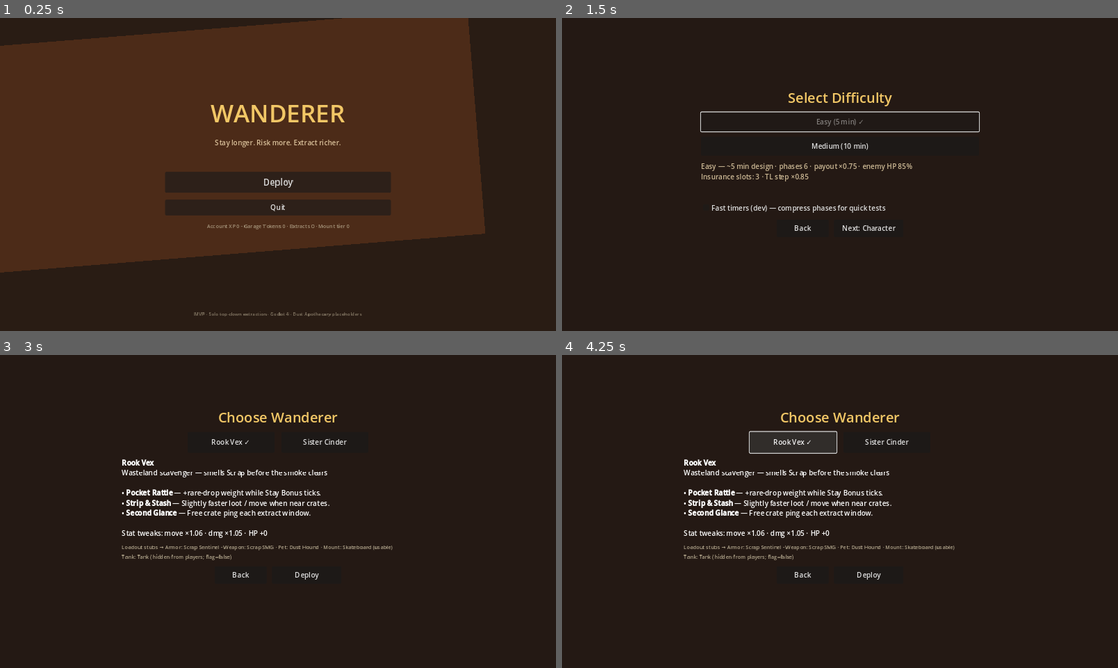
Above: before the commit, frames 1-4 (two rows, left to right).
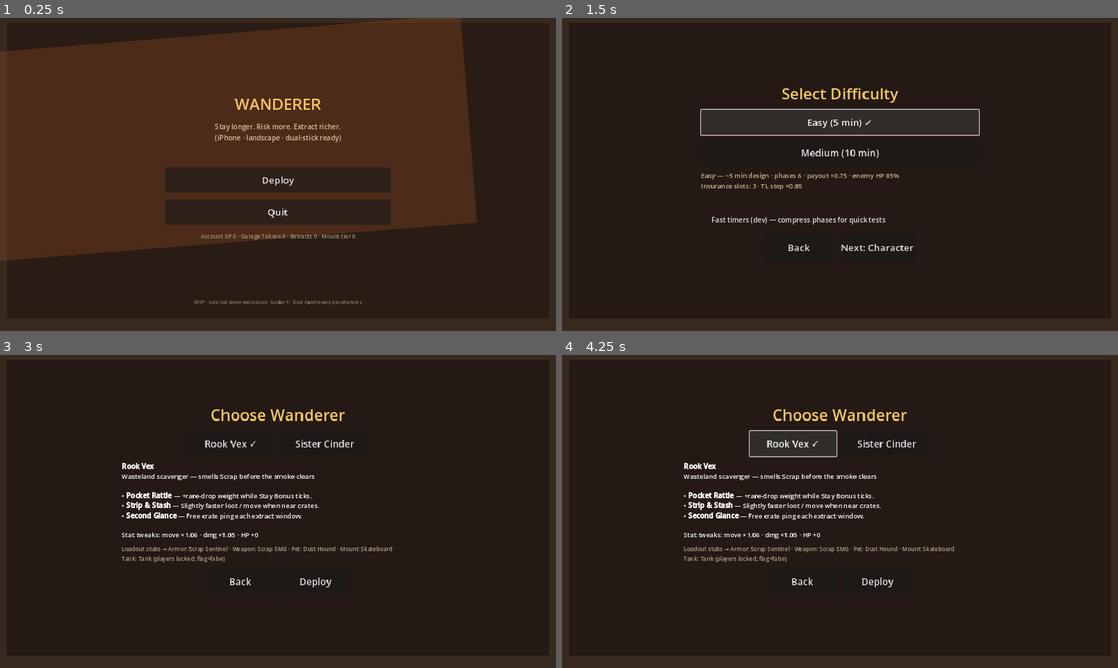
Above: after the commit, the same moments.

Repository: zwoodjr/sprite-lane
Game: Godot game, scene res://scenes/ui/main_menu.tscn
The game is run twice, just before and just after one commit, with the same random seed, the same clock (stepped at 60 frames per second) and the same inputs.
Inputs (mouse positions are in pixels of both pictures, inside the frame that each line leads up to):
- Up to frame 1 (0.25 s): no input
- Up to frame 2 (1.5 s): click "Deploy" at 0.5 s; click (840, 121) at 1.25 s, where only the run after the commit has a clickable "Easy (5 min) ✓"
- Up to frame 3 (3 s): click (278, 458) at 2 s, where only the run after the commit has a clickable "Easy (5 min) ✓"; click "Next: Character" at 2.75 s
- Up to frame 4 (4.25 s): click "Rook Vex ✓" at 3.5 s

The runs differ from the first frame. In frame 1, 9.0% of the frame differs, in the area x 1-88%, y 1-96%; in frame 2, 3.3%; in frame 3, 4.2%; in frame 4, 4.5%.

Commit message:
Make Wanderer MVP iPhone-first with dual-stick touch
Add landscape mobile settings, safe-area HUD, large menu targets,
and always-on virtual sticks (left move, right aim+fire) plus Extract /
Ability / Mount / Pause. Keep WASD and mouse for PC.

Co-authored-by: zwoodjr <zwoodjr@gmail.com>

Diff:
--- a/game/project.godot
+++ b/game/project.godot
@@ -6,21 +6,31 @@
 [application]
 
 config/name="Wanderer"
-config/description="Solo top-down extraction survival — MVP vertical slice"
+config/description="Solo top-down extraction survival — iPhone-first MVP vertical slice"
 run/main_scene="res://scenes/ui/main_menu.tscn"
-config/features=PackedStringArray("4.3", "Forward Plus")
+config/features=PackedStringArray("4.3", "Mobile")
 config/icon="res://icon.svg"
 
 [autoload]
 
 GameState="*res://scripts/autoload/game_state.gd"
+TouchInput="*res://scripts/autoload/touch_input.gd"
 
 [display]
 
 window/size/viewport_width=1280
 window/size/viewport_height=720
+window/size/window_width_override=1280
+window/size/window_height_override=720
 window/stretch/mode="canvas_items"
 window/stretch/aspect="expand"
+; 0 = landscape (iPhone primary — dual sticks need width)
+window/handheld/orientation=0
+window/ios/hide_home_indicator=true
+
+[input_devices]
+
+pointing/emulate_touch_from_mouse=true
 
 [input]
 
@@ -84,5 +94,6 @@
 
 [rendering]
 
+renderer/rendering_method="mobile"
 textures/canvas_textures/default_texture_filter=0
 environment/defaults/default_clear_color=Color(0.22, 0.16, 0.12, 1)
--- /dev/null
+++ b/game/scenes/ui/touch_controls.tscn
@@ -0,0 +1,87 @@
+[gd_scene load_steps=3 format=3 uid="uid://wanderer_touch"]
+
+[ext_resource type="Script" path="res://scripts/ui/touch_controls.gd" id="1_touch"]
+[ext_resource type="Script" path="res://scripts/ui/virtual_stick.gd" id="2_stick"]
+
+[node name="TouchControls" type="CanvasLayer"]
+layer = 20
+script = ExtResource("1_touch")
+
+[node name="Root" type="Control" parent="."]
+layout_mode = 3
+anchors_preset = 15
+anchor_right = 1.0
+anchor_bottom = 1.0
+grow_horizontal = 2
+grow_vertical = 2
+mouse_filter = 2
+
+[node name="LeftStick" type="Control" parent="Root"]
+layout_mode = 1
+anchors_preset = 2
+anchor_top = 1.0
+anchor_bottom = 1.0
+offset_left = 12.0
+offset_top = -220.0
+offset_right = 200.0
+offset_bottom = -32.0
+grow_vertical = 0
+script = ExtResource("2_stick")
+label_text = "MOVE"
+
+[node name="RightStick" type="Control" parent="Root"]
+layout_mode = 1
+anchors_preset = 3
+anchor_left = 1.0
+anchor_top = 1.0
+anchor_right = 1.0
+anchor_bottom = 1.0
+offset_left = -200.0
+offset_top = -220.0
+offset_right = -12.0
+offset_bottom = -32.0
+grow_horizontal = 0
+grow_vertical = 0
+script = ExtResource("2_stick")
+knob_color = Color(0.9, 0.45, 0.3, 0.8)
+label_text = "AIM+FIRE"
+
+[node name="Actions" type="HBoxContainer" parent="Root"]
+layout_mode = 1
+anchors_preset = 7
+anchor_left = 0.5
+anchor_top = 1.0
+anchor_right = 0.5
+anchor_bottom = 1.0
+offset_left = -280.0
+offset_top = -96.0
+offset_right = 280.0
+offset_bottom = -24.0
+grow_horizontal = 2
+grow_vertical = 0
+theme_override_constants/separation = 12
+alignment = 1
+
+[node name="ExtractBtn" type="Button" parent="Root/Actions"]
+custom_minimum_size = Vector2(120, 64)
+layout_mode = 2
+theme_override_font_sizes/font_size = 18
+text = "EXTRACT"
+
+[node name="AbilityBtn" type="Button" parent="Root/Actions"]
+custom_minimum_size = Vector2(110, 64)
+layout_mode = 2
+theme_override_font_sizes/font_size = 18
+text = "ABILITY"
+
+[node name="MountBtn" type="Button" parent="Root/Actions"]
+custom_minimum_size = Vector2(100, 64)
+layout_mode = 2
+theme_override_font_sizes/font_size = 18
+text = "MOUNT"
+
+[node name="PauseBtn" type="Button" parent="Root/Actions"]
+custom_minimum_size = Vector2(90, 64)
+layout_mode = 2
+theme_override_font_sizes/font_size = 18
+text = "PAUSE"
--- /dev/null
+++ b/game/scripts/autoload/touch_input.gd
@@ -0,0 +1,109 @@
+extends Node
+
+## Shared touch / virtual-control state. Keyboard/mouse still work via InputMap;
+## player merges both. Always available — sticks show when touch is primary.
+
+signal extract_pressed
+signal ability_pressed
+signal mount_pressed
+signal pause_pressed
+
+var move_vector: Vector2 = Vector2.ZERO
+var aim_vector: Vector2 = Vector2.ZERO
+var wants_fire: bool = false
+
+var _extract_just: bool = false
+var _ability_just: bool = false
+var _mount_just: bool = false
+var _pause_just: bool = false
+
+## True when we should prefer on-screen controls (iPhone / touch displays).
+var touch_primary: bool = true
+
+
+func _ready() -> void:
+	touch_primary = _detect_touch_primary()
+
+
+func _detect_touch_primary() -> bool:
+	if OS.has_feature("mobile") or OS.has_feature("ios") or OS.has_feature("android"):
+		return true
+	if DisplayServer.is_touchscreen_available():
+		return true
+	## Godot-on-iPhone editor often reports touchscreen; also treat small windows as mobile.
+	var size := DisplayServer.window_get_size()
+	return mini(size.x, size.y) > 0 and maxi(size.x, size.y) <= 1400 and DisplayServer.is_touchscreen_available()
+
+
+func set_move(v: Vector2) -> void:
+	move_vector = v.limit_length(1.0)
+
+
+func set_aim(v: Vector2, firing: bool) -> void:
+	if v.length() > 0.15:
+		aim_vector = v.normalized()
+		wants_fire = firing
+	else:
+		aim_vector = Vector2.ZERO
+		wants_fire = false
+
+
+func clear_sticks() -> void:
+	move_vector = Vector2.ZERO
+	aim_vector = Vector2.ZERO
+	wants_fire = false
+
+
+func pulse_extract() -> void:
+	_extract_just = true
+	extract_pressed.emit()
+
+
+func pulse_ability() -> void:
+	_ability_just = true
+	ability_pressed.emit()
+
+
+func pulse_mount() -> void:
+	_mount_just = true
+	mount_pressed.emit()
+
+
+func pulse_pause() -> void:
+	_pause_just = true
+	pause_pressed.emit()
+
+
+func consume_extract() -> bool:
+	var v := _extract_just
+	_extract_just = false
+	return v
+
+
+func consume_ability() -> bool:
+	var v := _ability_just
+	_ability_just = false
+	return v
+
+
+func consume_mount() -> bool:
+	var v := _mount_just
+	_mount_just = false
+	return v
+
+
+func consume_pause() -> bool:
+	var v := _pause_just
+	_pause_just = false
+	return v
+
+
+func get_move() -> Vector2:
+	var k := Input.get_vector("move_left", "move_right", "move_up", "move_down")
+	if k.length() > 0.01:
+		return k
+	return move_vector
+
+
+func is_firing() -> bool:
+	return wants_fire or Input.is_action_pressed("shoot")
--- a/game/scripts/entities/extract_pad.gd
+++ b/game/scripts/entities/extract_pad.gd
@@ -36,6 +36,13 @@
 		extract_requested.emit()
 
 
+func try_touch_extract() -> bool:
+	if open and player_inside:
+		extract_requested.emit()
+		return true
+	return false
+
+
 func _on_body_entered(body: Node2D) -> void:
 	if body.is_in_group("player"):
 		player_inside = true
--- a/game/scripts/entities/player.gd
+++ b/game/scripts/entities/player.gd
@@ -64,7 +64,7 @@
 	if _post_heal_left <= 0.0:
 		firerate_mult = 1.0
 
-	var dir := Input.get_vector("move_left", "move_right", "move_up", "move_down")
+	var dir := TouchInput.get_move()
 	var speed := base_speed * move_mult
 	if _mounted and float(_mount.get("fuel", 0)) > 0.0:
 		speed *= float(_mount.get("speed_mult", 1.4))
@@ -75,14 +75,15 @@
 	velocity = dir * speed
 	move_and_slide()
 
-	var mouse := get_global_mouse_position()
-	gun.rotation = (mouse - global_position).angle()
+	var aim_dir := _aim_direction()
+	if aim_dir.length() > 0.01:
+		gun.rotation = aim_dir.angle()
 
-	if Input.is_action_just_pressed("mount_toggle"):
+	if Input.is_action_just_pressed("mount_toggle") or TouchInput.consume_mount():
 		_toggle_mount()
-	if Input.is_action_just_pressed("ability"):
+	if Input.is_action_just_pressed("ability") or TouchInput.consume_ability():
 		_try_ability()
-	if Input.is_action_pressed("shoot") and _reload_left <= 0.0:
+	if TouchInput.is_firing() and _reload_left <= 0.0:
 		_try_shoot()
 	if _ammo <= 0 and _reload_left <= 0.0:
 		_start_reload()
@@ -120,6 +121,15 @@
 	health_changed.emit(hp, max_hp)
 
 
+func _aim_direction() -> Vector2:
+	if TouchInput.aim_vector.length() > 0.01:
+		return TouchInput.aim_vector
+	var to_mouse := get_global_mouse_position() - global_position
+	if to_mouse.length() > 1.0:
+		return to_mouse.normalized()
+	return Vector2.RIGHT.rotated(gun.rotation)
+
+
 func _try_shoot() -> void:
 	var rate := float(_weapon.get("fire_rate", 8.0)) * firerate_mult
 	var interval := 1.0 / maxf(0.1, rate)
@@ -131,7 +141,7 @@
 	_fire_cd = interval
 	_ammo -= 1
 	var bullet: Area2D = BulletScene.instantiate()
-	var aim := (get_global_mouse_position() - global_position).normalized()
+	var aim := _aim_direction()
 	var spread := deg_to_rad(float(_weapon.get("spread_deg", 6.0)))
 	aim = aim.rotated(randf_range(-spread, spread))
 	bullet.setup(
--- a/game/scripts/match/match_controller.gd
+++ b/game/scripts/match/match_controller.gd
@@ -37,10 +37,19 @@
 	for pad in pads_root.get_children():
 		if pad.has_signal("extract_requested"):
 			pad.extract_requested.connect(_on_extract_requested)
+	TouchInput.extract_pressed.connect(_on_touch_extract)
 	hud.setup(self)
 	## Rook Second Glance stub on first window later
 	if GameState.selected_character_id == CharacterDefs.ROOK_ID:
 		hud.show_toast("Rook: Pocket Rattle active — Stay Bonus boosts scrap weight.")
+
+
+func _on_touch_extract() -> void:
+	if _ended or not _extract_open:
+		return
+	for pad in pads_root.get_children():
+		if pad.has_method("try_touch_extract") and pad.try_touch_extract():
+			return
 
 
 func _process(delta: float) -> void:
--- a/game/scripts/match/match_hud.gd
+++ b/game/scripts/match/match_hud.gd
@@ -1,5 +1,11 @@
 extends CanvasLayer
 
+const MobileLayout = preload("res://scripts/ui/mobile_layout.gd")
+const TouchControlsScene := preload("res://scenes/ui/touch_controls.tscn")
+
+@onready var root: Control = $Root
+@onready var top_bar: HBoxContainer = $Root/Top
+@onready var bottom_bar: VBoxContainer = $Root/Bottom
 @onready var phase_label: Label = $Root/Top/PhaseLabel
 @onready var timer_label: Label = $Root/Top/TimerLabel
 @onready var tl_label: Label = $Root/Top/TLLabel
@@ -12,12 +18,43 @@
 
 var _toast_time: float = 0.0
 var _match: Node = null
+var _touch_controls: CanvasLayer = null
 
 
 func setup(match_node: Node) -> void:
 	_match = match_node
-	hint_label.text = "WASD move · Mouse aim · LMB shoot · E extract · Q ability · F mount · Esc menu"
+	_apply_mobile_hud()
+	_touch_controls = TouchControlsScene.instantiate()
+	add_child(_touch_controls)
+	hint_label.text = "Left stick move · Right stick aim+fire · EXTRACT / ABILITY / MOUNT · PAUSE"
+	if not TouchInput.touch_primary:
+		hint_label.text += "  |  WASD · Mouse · E/Q/F · Esc"
 	toast_label.text = ""
+
+
+func _apply_mobile_hud() -> void:
+	var win := DisplayServer.window_get_size()
+	var m := MobileLayout.safe_margin()
+	root.offset_left = m.position.x
+	root.offset_top = m.position.y
+	root.offset_right = -(win.x - (m.position.x + m.size.x))
+	root.offset_bottom = -(win.y - (m.position.y + m.size.y))
+	## Bigger type for phone readability
+	MobileLayout.bump_label(phase_label, 22)
+	MobileLayout.bump_label(timer_label, 36)
+	MobileLayout.bump_label(tl_label, 22)
+	MobileLayout.bump_label(ammo_label, 18)
+	MobileLayout.bump_label(mount_label, 16)
+	MobileLayout.bump_label(stay_label, 15)
+	MobileLayout.bump_label(toast_label, 24)
+	hp_bar.custom_minimum_size = Vector2(0, 26)
+	## Keep bottom stats above virtual sticks / action row
+	bottom_bar.offset_top = -200.0
+	bottom_bar.offset_bottom = -110.0
+	hint_label.offset_top = -250.0
+	hint_label.offset_bottom = -226.0
+	top_bar.offset_top = 4.0
+	top_bar.offset_bottom = 52.0
 
 
 func _process(delta: float) -> void:
@@ -25,7 +62,7 @@
 		_toast_time -= delta
 		if _toast_time <= 0.0:
 			toast_label.text = ""
-	if Input.is_action_just_pressed("pause_menu"):
+	if Input.is_action_just_pressed("pause_menu") or TouchInput.consume_pause():
 		GameState.go_main_menu()
 
 
--- a/game/scripts/ui/character_select.gd
+++ b/game/scripts/ui/character_select.gd
@@ -2,14 +2,22 @@
 
 const CharacterDefs = preload("res://scripts/data/character_defs.gd")
 const LoadoutStubs = preload("res://scripts/data/loadout_stubs.gd")
+const MobileLayout = preload("res://scripts/ui/mobile_layout.gd")
 
 @onready var rook_btn: Button = %RookButton
 @onready var cinder_btn: Button = %CinderButton
 @onready var details: RichTextLabel = %Details
 @onready var loadout_label: Label = %LoadoutLabel
+@onready var deploy_btn: Button = $Center/Row/DeployButton
+@onready var back_btn: Button = $Center/Row/BackButton
+@onready var title: Label = $Center/Title
 
 
 func _ready() -> void:
+	MobileLayout.polish_menu(self, [rook_btn, cinder_btn, deploy_btn, back_btn], title)
+	MobileLayout.bump_label(loadout_label, 13)
+	details.add_theme_font_size_override("normal_font_size", 15)
+	details.custom_minimum_size = Vector2(0, 160)
 	_refresh()
 
 
@@ -31,7 +39,7 @@
 	cinder_btn.text = "Sister Cinder" + (" ✓" if GameState.selected_character_id == CharacterDefs.CINDER_ID else "")
 	var mount := LoadoutStubs.default_mount(GameState.mount_unlock_tier)
 	var tank := LoadoutStubs.tank_entry()
-	loadout_label.text = "Loadout stubs → Armor: %s · Weapon: %s · Pet: %s · Mount: %s (usable)\nTank: %s (hidden from players; flag=%s)" % [
+	loadout_label.text = "Loadout stubs → Armor: %s · Weapon: %s · Pet: %s · Mount: %s\nTank: %s (players locked; flag=%s)" % [
 		GameState.armor.get("set_name", "—") if not GameState.armor.is_empty() else LoadoutStubs.default_armor()["set_name"],
 		LoadoutStubs.default_weapon()["name"],
 		LoadoutStubs.default_pet()["name"],
--- a/game/scripts/ui/main_menu.gd
+++ b/game/scripts/ui/main_menu.gd
@@ -1,10 +1,18 @@
 extends Control
+
+const MobileLayout = preload("res://scripts/ui/mobile_layout.gd")
 
 @onready var subtitle: Label = %Subtitle
 @onready var account_label: Label = %AccountLabel
+@onready var deploy_btn: Button = $Center/DeployButton
+@onready var quit_btn: Button = $Center/QuitButton
+@onready var title: Label = $Center/Title
 
 
 func _ready() -> void:
+	MobileLayout.polish_menu(self, [deploy_btn, quit_btn], title)
+	MobileLayout.bump_label(subtitle, 16)
+	MobileLayout.bump_label(account_label, 13)
 	subtitle.text = "Stay longer. Risk more. Extract richer."
 	account_label.text = "Account XP %d · Garage Tokens %d · Extracts %d · Mount tier %d" % [
 		GameState.account_xp,
@@ -12,6 +20,8 @@
 		GameState.successful_extracts,
 		GameState.mount_unlock_tier,
 	]
+	var platform := "iPhone" if TouchInput.touch_primary else "PC"
+	subtitle.text += "\n(%s · landscape · dual-stick ready)" % platform
 
 
 func _on_deploy_pressed() -> void:
--- /dev/null
+++ b/game/scripts/ui/mobile_layout.gd
@@ -0,0 +1,54 @@
+class_name MobileLayout
+extends RefCounted
+
+## Safe-area + touch-friendly sizing helpers for iPhone-first UI.
+
+
+static func is_touch_ui() -> bool:
+	return TouchInput.touch_primary
+
+
+static func safe_margin() -> Rect2:
+	## DisplayServer window safe area in pixels (notches / home indicator).
+	var wa := DisplayServer.get_display_safe_area()
+	var win_size := DisplayServer.window_get_size()
+	if wa.size.x <= 0 or wa.size.y <= 0:
+		return Rect2(24, 16, win_size.x - 48, win_size.y - 32)
+	var left := maxf(16.0, float(wa.position.x))
+	var top := maxf(12.0, float(wa.position.y))
+	var right := maxf(16.0, float(win_size.x - (wa.position.x + wa.size.x)))
+	var bottom := maxf(24.0, float(win_size.y - (wa.position.y + wa.size.y)))
+	## Always leave room for home indicator on phones
+	bottom = maxf(bottom, 28.0)
+	return Rect2(left, top, win_size.x - left - right, win_size.y - top - bottom)
+
+
+static func apply_menu_root(root: Control) -> void:
+	var m := safe_margin()
+	var win := DisplayServer.window_get_size()
+	root.set_anchors_preset(Control.PRESET_FULL_RECT)
+	root.offset_left = m.position.x
+	root.offset_top = m.position.y
+	root.offset_right = -(win.x - (m.position.x + m.size.x))
+	root.offset_bottom = -(win.y - (m.position.y + m.size.y))
+
+
+static func bump_button(btn: BaseButton, min_h: float = 56.0, font_size: int = 22) -> void:
+	btn.custom_minimum_size = Vector2(
+		maxi(int(btn.custom_minimum_size.x), 160),
+		maxi(int(btn.custom_minimum_size.y), int(min_h))
+	)
+	btn.add_theme_font_size_override("font_size", font_size)
+
+
+static func bump_label(label: Label, font_size: int) -> void:
+	label.add_theme_font_size_override("font_size", font_size)
+
+
+static func polish_menu(root: Control, buttons: Array, title: Label = null) -> void:
+	apply_menu_root(root)
+	if title:
+		bump_label(title, 36)
+	for b in buttons:
+		if b is BaseButton:
+			bump_button(b as BaseButton, 58.0, 22)
--- a/game/scripts/ui/mode_select.gd
+++ b/game/scripts/ui/mode_select.gd
@@ -1,14 +1,22 @@
 extends Control
 
 const ModeDefs = preload("res://scripts/data/mode_defs.gd")
+const MobileLayout = preload("res://scripts/ui/mobile_layout.gd")
 
 @onready var easy_btn: Button = %EasyButton
 @onready var medium_btn: Button = %MediumButton
 @onready var details: Label = %Details
 @onready var fast_check: CheckBox = %FastTimers
+@onready var next_btn: Button = $Center/Row/NextButton
+@onready var back_btn: Button = $Center/Row/BackButton
+@onready var title: Label = $Center/Title
 
 
 func _ready() -> void:
+	MobileLayout.polish_menu(self, [easy_btn, medium_btn, next_btn, back_btn], title)
+	MobileLayout.bump_label(details, 15)
+	fast_check.add_theme_font_size_override("font_size", 16)
+	fast_check.custom_minimum_size = Vector2(0, 44)
 	fast_check.button_pressed = GameState.fast_timers
 	_refresh()
 
@@ -31,9 +39,6 @@
 		float(mode["tl_step_size"]),
 		"\n(Fast timers ON — ~%.0fs total)" % total if GameState.fast_timers else "",
 	]
-	easy_btn.disabled = GameState.selected_mode_id == ModeDefs.EASY_ID
-	medium_btn.disabled = GameState.selected_mode_id == ModeDefs.MEDIUM_ID
-	## Visual selection
 	easy_btn.text = "Easy (5 min)" + (" ✓" if GameState.selected_mode_id == ModeDefs.EASY_ID else "")
 	medium_btn.text = "Medium (10 min)" + (" ✓" if GameState.selected_mode_id == ModeDefs.MEDIUM_ID else "")
 
--- a/game/scripts/ui/result_screen.gd
+++ b/game/scripts/ui/result_screen.gd
@@ -1,11 +1,18 @@
 extends Control
+
+const MobileLayout = preload("res://scripts/ui/mobile_layout.gd")
 
 @onready var title: Label = %Title
 @onready var body: Label = %Body
 @onready var meta: Label = %Meta
+@onready var again_btn: Button = $Center/Row/AgainButton
+@onready var menu_btn: Button = $Center/Row/MenuButton
 
 
 func _ready() -> void:
+	MobileLayout.polish_menu(self, [again_btn, menu_btn], title)
+	MobileLayout.bump_label(body, 17)
+	MobileLayout.bump_label(meta, 14)
 	if GameState.extracted:
 		title.text = "EXTRACT SUCCESS"
 		title.add_theme_color_override("font_color", Color(0.85, 0.9, 0.45))
--- /dev/null
+++ b/game/scripts/ui/touch_controls.gd
@@ -0,0 +1,55 @@
+extends CanvasLayer
+
+## Dual-stick + action buttons. Left = move, Right = aim + fire while held.
+
+const MobileLayout = preload("res://scripts/ui/mobile_layout.gd")
+
+@onready var root: Control = $Root
+@onready var left_stick: Control = $Root/LeftStick
+@onready var right_stick: Control = $Root/RightStick
+@onready var btn_extract: Button = $Root/Actions/ExtractBtn
+@onready var btn_ability: Button = $Root/Actions/AbilityBtn
+@onready var btn_mount: Button = $Root/Actions/MountBtn
+@onready var btn_pause: Button = $Root/Actions/PauseBtn
+
+
+func _ready() -> void:
+	layer = 20
+	_apply_safe()
+	## Always show on touch-primary; also show on desktop so scheme can be tested.
+	## Hide only if explicitly desktop-without-touch and user prefers mouse — still keep
+	## visible by default for iPhone-first; PC can ignore and use WASD/mouse.
+	visible = true
+	if not TouchInput.touch_primary:
+		## Slightly more transparent on PC so mouse play stays clear
+		root.modulate = Color(1, 1, 1, 0.7)
+	left_stick.stick_changed.connect(_on_left_stick)
+	right_stick.stick_changed.connect(_on_right_stick)
+	btn_extract.pressed.connect(func() -> void: TouchInput.pulse_extract())
+	btn_ability.pressed.connect(func() -> void: TouchInput.pulse_ability())
+	btn_mount.pressed.connect(func() -> void: TouchInput.pulse_mount())
+	btn_pause.pressed.connect(func() -> void: TouchInput.pulse_pause())
+	get_viewport().size_changed.connect(_apply_safe)
+
+
+func _exit_tree() -> void:
+	TouchInput.clear_sticks()
+
+
+func _apply_safe() -> void:
+	var m := MobileLayout.safe_margin()
+	var win := DisplayServer.window_get_size()
+	root.set_anchors_and_offsets_preset(Control.PRESET_FULL_RECT)
+	root.offset_left = m.position.x
+	root.offset_top = m.position.y
+	root.offset_right = -(win.x - (m.position.x + m.size.x))
+	root.offset_bottom = -(win.y - (m.position.y + m.size.y))
+
+
+func _on_left_stick(v: Vector2, _active: bool) -> void:
+	TouchInput.set_move(v)
+
+
+func _on_right_stick(v: Vector2, active: bool) -> void:
+	## Fire while stick is past deadzone (active drag).
+	TouchInput.set_aim(v, active and v.length() > 0.12)
--- /dev/null
+++ b/game/scripts/ui/virtual_stick.gd
@@ -0,0 +1,107 @@
+extends Control
+
+## Floating virtual stick. Press anywhere in the pad → drag for direction.
+
+signal stick_changed(vector: Vector2, active: bool)
+
+@export var stick_radius: float = 56.0
+@export var knob_radius: float = 22.0
+@export var deadzone: float = 0.12
+@export var base_color: Color = Color(1, 1, 1, 0.18)
+@export var knob_color: Color = Color(0.95, 0.82, 0.45, 0.75)
+@export var label_text: String = ""
+
+var _touch_index: int = -1
+var _origin: Vector2 = Vector2.ZERO
+var _knob: Vector2 = Vector2.ZERO
+var _vector: Vector2 = Vector2.ZERO
+var _active: bool = false
+
+
+func _ready() -> void:
+	mouse_filter = Control.MOUSE_FILTER_STOP
+	resized.connect(queue_redraw)
+	queue_redraw()
+
+
+func get_vector() -> Vector2:
+	return _vector
+
+
+func is_active() -> bool:
+	return _active
+
+
+func _gui_input(event: InputEvent) -> void:
+	if event is InputEventScreenTouch:
+		var st := event as InputEventScreenTouch
+		if st.pressed and _touch_index < 0:
+			_touch_index = st.index
+			_origin = st.position
+			_knob = _origin
+			_active = true
+			_update_vector(_origin)
+			accept_event()
+		elif not st.pressed and st.index == _touch_index:
+			_release()
+			accept_event()
+	elif event is InputEventScreenDrag:
+		var sd := event as InputEventScreenDrag
+		if sd.index == _touch_index:
+			_update_vector(sd.position)
+			accept_event()
+	## Mouse fallback for editor testing without a device
+	elif event is InputEventMouseButton:
+		var mb := event as InputEventMouseButton
+		if mb.button_index == MOUSE_BUTTON_LEFT:
+			if mb.pressed and _touch_index < 0:
+				_touch_index = 999
+				_origin = mb.position
+				_knob = _origin
+				_active = true
+				_update_vector(_origin)
+				accept_event()
+			elif not mb.pressed and _touch_index == 999:
+				_release()
+				accept_event()
+	elif event is InputEventMouseMotion and _touch_index == 999:
+		var mm := event as InputEventMouseMotion
+		if mm.button_mask & MOUSE_BUTTON_MASK_LEFT:
+			_update_vector(mm.position)
+			accept_event()
+
+
+func _update_vector(local_pos: Vector2) -> void:
+	var delta := local_pos - _origin
+	var max_r := stick_radius
+	if delta.length() > max_r:
+		delta = delta.limit_length(max_r)
+	_knob = _origin + delta
+	var v := delta / max_r
+	if v.length() < deadzone:
+		_vector = Vector2.ZERO
+	else:
+		_vector = v.limit_length(1.0)
+	stick_changed.emit(_vector, true)
+	queue_redraw()
+
+
+func _release() -> void:
+	_touch_index = -1
+	_active = false
+	_vector = Vector2.ZERO
+	_knob = _origin
+	stick_changed.emit(Vector2.ZERO, false)
+	queue_redraw()
+
+
+func _draw() -> void:
+	var center := size * 0.5
+	## Resting ring in the middle of the pad when idle
+	var base_c := _origin if _active else center
+	var knob_c := _knob if _active else center
+	draw_circle(base_c, stick_radius, base_color)
+	draw_arc(base_c, stick_radius, 0.0, TAU, 48, Color(1, 1, 1, 0.35), 2.0)
+	draw_circle(knob_c, knob_radius, knob_color)
+	if label_text != "":
+		draw_string(ThemeDB.fallback_font, base_c + Vector2(-20, stick_radius + 18), label_text, HORIZONTAL_ALIGNMENT_LEFT, -1, 14, Color(1, 1, 1, 0.55))
Not shown, changed: game/MVP_STATUS.md
